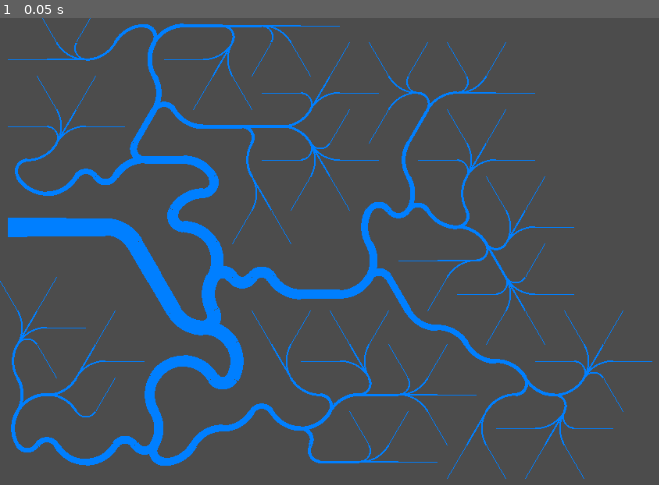
Above: before the commit, frame 1.
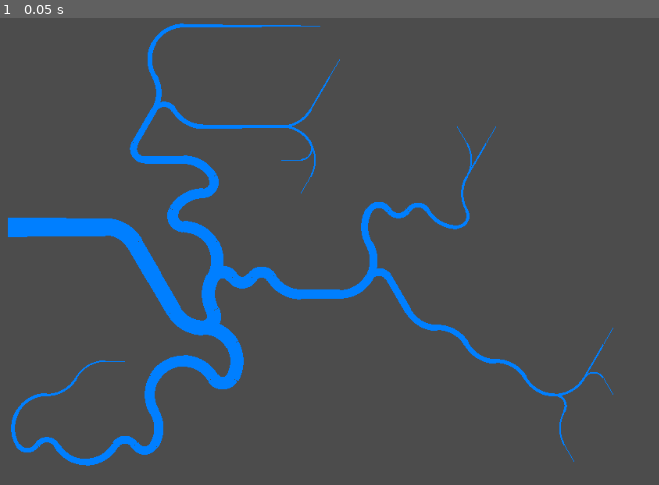
Above: after the commit, the same moment.

Repository: MichaelReel/2DMapGen
Game: Godot game, scene res://TrigridRivers.tscn
Same seed, same stepped clock (60 frames per second), same inputs: the game is played once before the commit and once after it. This scene is started directly instead of the project's main scene.
Inputs:
- Up to frame 1 (0.05 s): no input

The runs differ from the first frame. In frame 1, 4.1% of the frame differs, in the area x 0-100%, y 0-99%.

Commit message:
Stripped out debug and added means to control river density.

Diff:
--- a/TrigridRivers.gd
+++ b/TrigridRivers.gd
@@ -6,6 +6,7 @@
 const START_DEPTH : float = 25.0
 const DEPTH_CHANGE : float = 1.0
 const RADIUS : float = TRI_SIDE * sin(PI / 6) / 2
+const DENSITY : float = 0.15
 
 onready var width := rect_size.x
 onready var height := rect_size.y
@@ -103,30 +104,13 @@
 			if conn.downstream == null:
 				flow_from(conn.col, conn.row, point.depth - DEPTH_CHANGE, point)
 
-	func draw_guides(canvas : CanvasItem, color : Color):
-		for row_ind in range (0, points.size()):
-			for col_ind in range (0, points[row_ind].size()):
-				var point = points[row_ind][col_ind]
-				canvas.draw_circle(point.pos, 2.0, color)
-				for conn in point.connections:
-					canvas.draw_line(point.pos, conn.pos, color, 0.5)
-
-	func draw_flow_debug(canvas : CanvasItem, dcolor : Color):
-		for source in sources:
-			canvas.draw_circle(source.pos, 3.0, dcolor)
-			var point : TriPoint = source
-			while not point.drawn:
-				canvas.draw_line(point.pos, point.downstream.pos, dcolor, point.depth)
-				point.drawn = true
-				if point.downstream == point:
-					break
-				point = point.downstream
-
 	func draw_flows(canvas : CanvasItem, color : Color):
 		# Attempt to draw river curves
 		for source in sources:
+			if randf() > DENSITY:
+				continue
 			var point : TriPoint = source
-			var last_pos : Vector2 = point.pos - (point.downstream.pos - point.pos)
+			var last_pos : Vector2 = point.pos
 			while true:
 				_draw_connection(canvas, color, last_pos, point.pos, point.downstream.pos, point.depth)
 				point.drawn = true
@@ -140,7 +124,7 @@
 		var mid_ab = a.linear_interpolate(b, 0.5)
 		var mid_bc = b.linear_interpolate(c, 0.5)
 
-		if ccw(a, b, c) == 0:
+		if (b.x - a.x) * (c.y - a.y) - (b.y - a.y) * (c.x - a.x) == 0:
 			# Collinear points, draw a straight line, then we're done
 			canvas.draw_line(mid_ab, mid_bc, color, line_width)
 			return
@@ -154,10 +138,9 @@
 				end_angle -= 2 * PI
 			if (end_angle - start_angle) < -PI:
 				end_angle += 2 * PI
-
 			canvas.draw_arc(center, RADIUS * 1.125, start_angle, end_angle, RADIUS * 1.25, color, line_width)
 		else:
-#			# Open obtuse equalateral curve
+			# Open obtuse equalateral curve
 			var center : Vector2 = a + (c - b)
 			var start_angle : float = (mid_ab - center).angle()
 			var end_angle : float = (mid_bc - center).angle()
@@ -168,55 +151,10 @@
 				end_angle += 2 * PI
 			canvas.draw_arc(center, TRI_HEIGHT, start_angle, end_angle, 20, color, line_width)
 
-	static func ccw(a, b, c):
-		# Returns -1: clockwise, 0: collinear, 1:anti-clockwise
-		var area2 = (b.x - a.x) * (c.y - a.y) - (b.y - a.y) * (c.x - a.x)
-		if area2 < 0:
-			return -1
-		elif area2 > 0:
-			return +1
-		else:
-			return 0
-
 func _ready():
-	print (str(Vector2.LEFT.angle()))
-	print (str(Vector2.UP.angle()))
-	print (str(Vector2.RIGHT.angle()))
-	print (str(Vector2.DOWN.angle()))
-
-	print (str(Vector2.RIGHT.angle_to(Vector2.LEFT)))
-	print (str(Vector2.RIGHT.angle_to(Vector2.UP)))
-	print (str(Vector2.RIGHT.angle_to(Vector2.RIGHT)))
-	print (str(Vector2.RIGHT.angle_to(Vector2.DOWN)))
-
-	var right_down := Vector2.RIGHT + Vector2.DOWN
-	print (str(right_down))
-	print (str(right_down.angle_to(Vector2.LEFT)))
-	print (str(right_down.angle_to(Vector2.UP)))
-	print (str(right_down.angle_to(Vector2.RIGHT)))
-	print (str(right_down.angle_to(Vector2.DOWN)))
-
 	seed(1)
 	grid = TriGrid.new(width, height)
 	grid.flow_from(0, 6, START_DEPTH)
 
 func _draw():
-
-#	var center := Vector2(width / 4, height / 2)
-#	var radius := width / 8
-#	var start_angle := PI
-#	var end_angle := PI / 4
-#	var points : int = radius * 1.25
-#	var color := Color(0.5, 0.5, 1.0, 1.0)
-#	var line_width := height / 10
-#	var antialiased := false
-#
-#	draw_arc(center, radius, start_angle, end_angle, points, color, line_width, antialiased)
-#	center = Vector2(3 * width / 4, height / 2)
-#	start_angle = -3 * PI / 4
-#	end_angle = -2 * PI + 3 * PI / 4
-#	draw_arc(center, radius, start_angle, end_angle, points, color, line_width, antialiased)
-
-#	grid.draw_guides(self, Color(1.0, 1.0, 1.0, 0.1))
-#	grid.draw_flow_debug(self, Color(0.0, 1.0, 0.5, 0.1))
 	grid.draw_flows(self, Color(0.0, 0.5, 1.0, 1.0))
